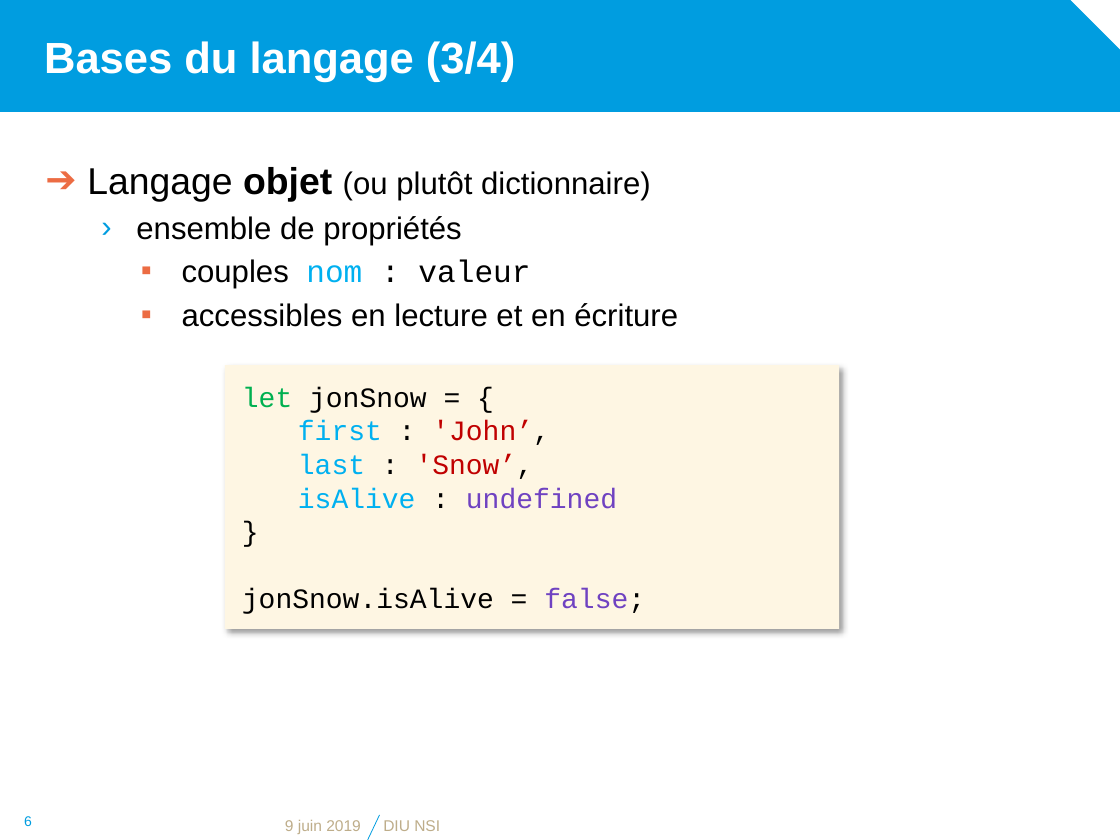
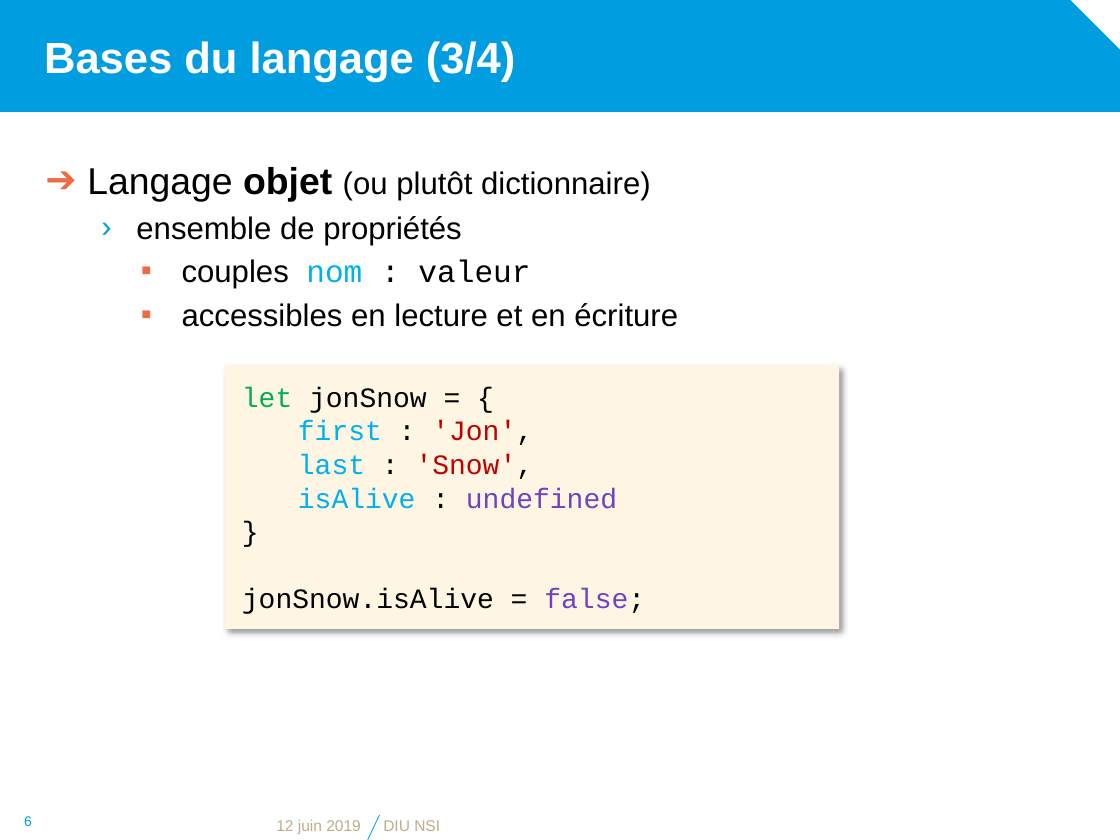
Before and after one commit to diu-uf-bordeaux/bloc1, a slide deck: slide 6 of web/4-JS/JavaScript.pptx. Drawn at 1120x840 pixels with LibreOffice and Linux fonts; fonts in the diff are those of the drawing; background and template pictures are left out. Boxes give left, top, right and bottom in pixels: in the first picture for what was removed or moved away, otherwise in the second. Text is boxed around its words. In the diff, an @@ line names an element or a change of style, - is before the commit and + after.

```diff
--- a/web/4-JS/JavaScript.pptx
+++ b/web/4-JS/JavaScript.pptx
@@ text in rectangle at (298,421,534,479): text changed @@
-first : 'John’,
-last : 'Snow’,
+first : 'Jon',
+last : 'Snow',
@@ text at (276,820,361,834): text changed @@
-9 juin 2019
+12 juin 2019
```
Also in this commit, not shown: 13 other slides changed, 1 other file.
